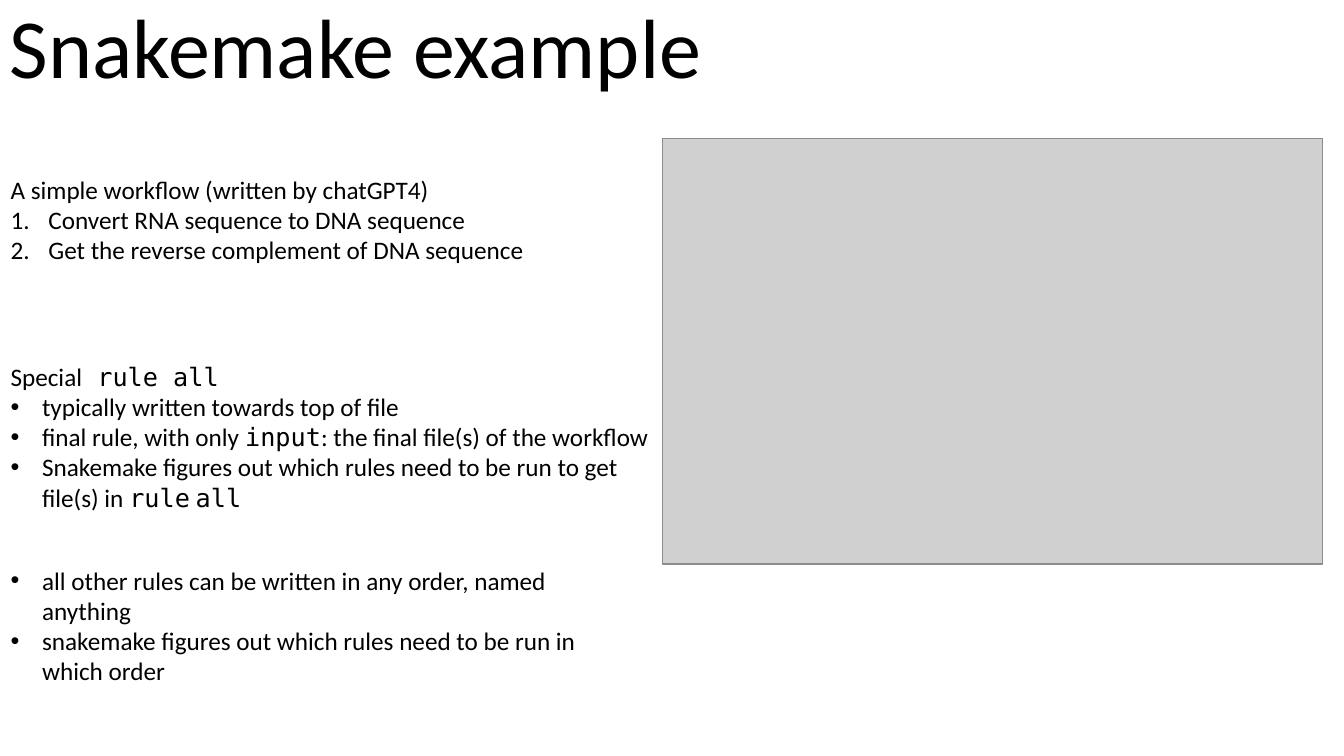
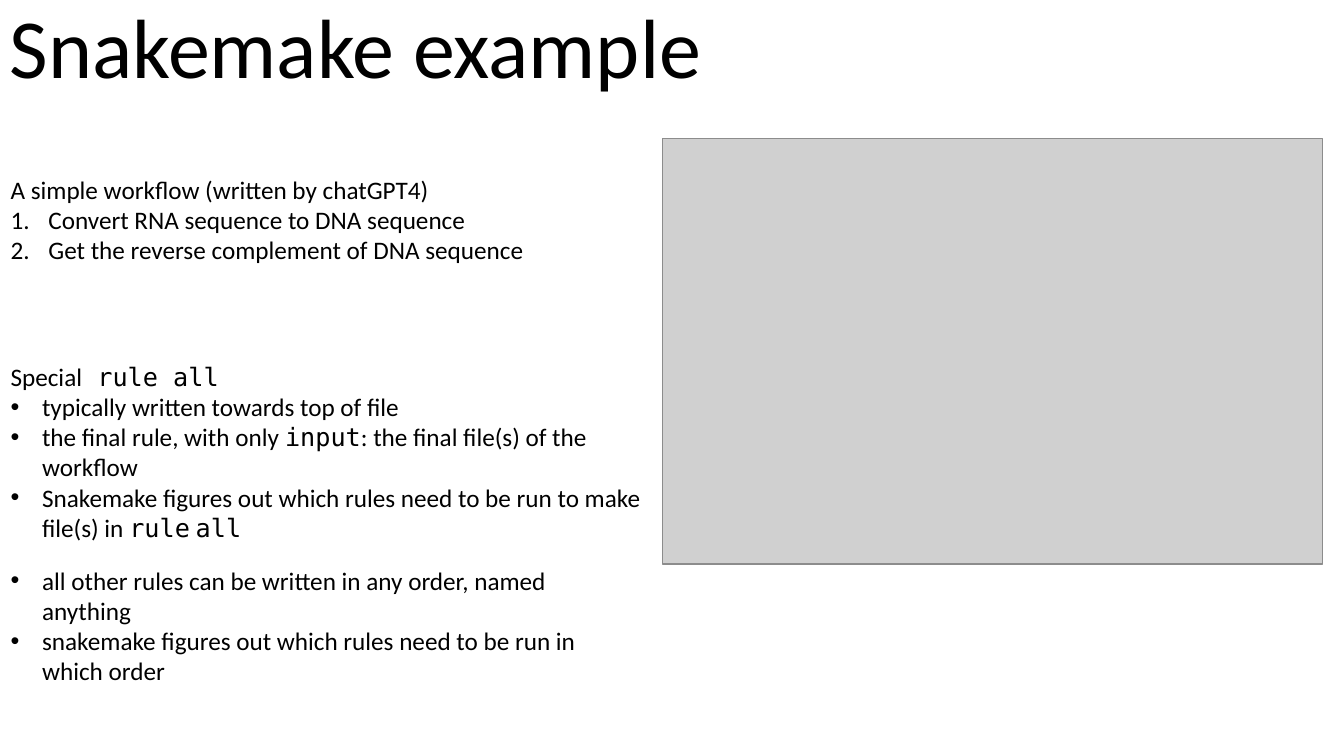
Before and after one commit to brian-arnold/intro_compbio_workflows_2024, a slide deck: slide 7 of slides/part2_snakemake.pptx. Drawn at 1344x756 pixels with LibreOffice and Linux fonts; fonts in the diff are those of the drawing; grey boxes stand for pictures. Boxes give left, top, right and bottom in pixels: in the first picture for what was removed or moved away, otherwise in the second. Text is boxed around its words. In the diff, an @@ line names an element or a change of style, - is before the commit and + after.

```diff
--- a/slides/part2_snakemake.pptx
+++ b/slides/part2_snakemake.pptx
@@ text at [42,427,640,541]: text changed @@
-• final rule, with only input: the final file(s) of the workflow
-• Snakemake figures out which rules need to be run to get file(s) in rule all
+• the final rule, with only input: the final file(s) of the workflow
+• Snakemake figures out which rules need to be run to make file(s) in rule all
```
Also in this commit, not shown: 2 other slides changed, 2 other files.
